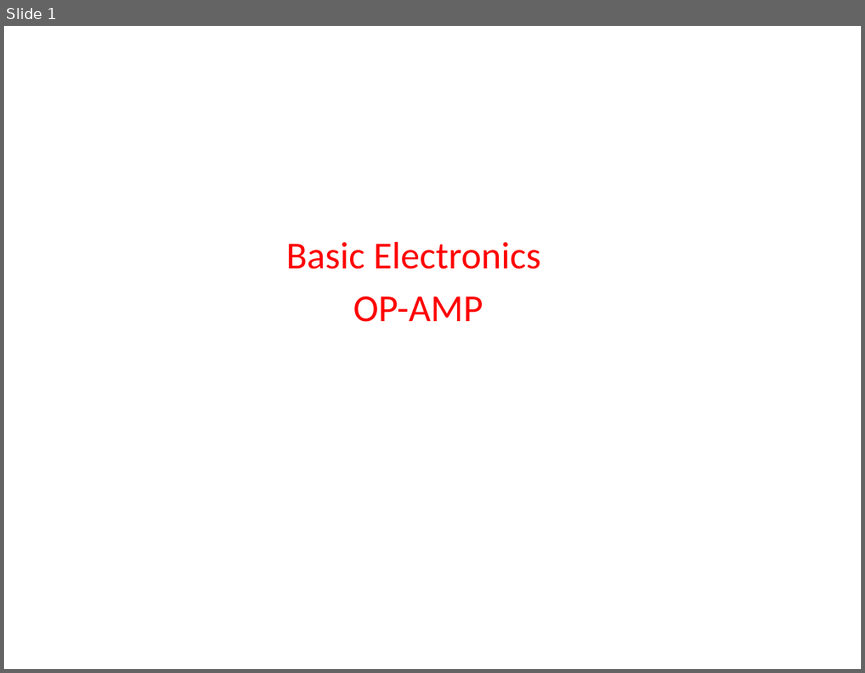
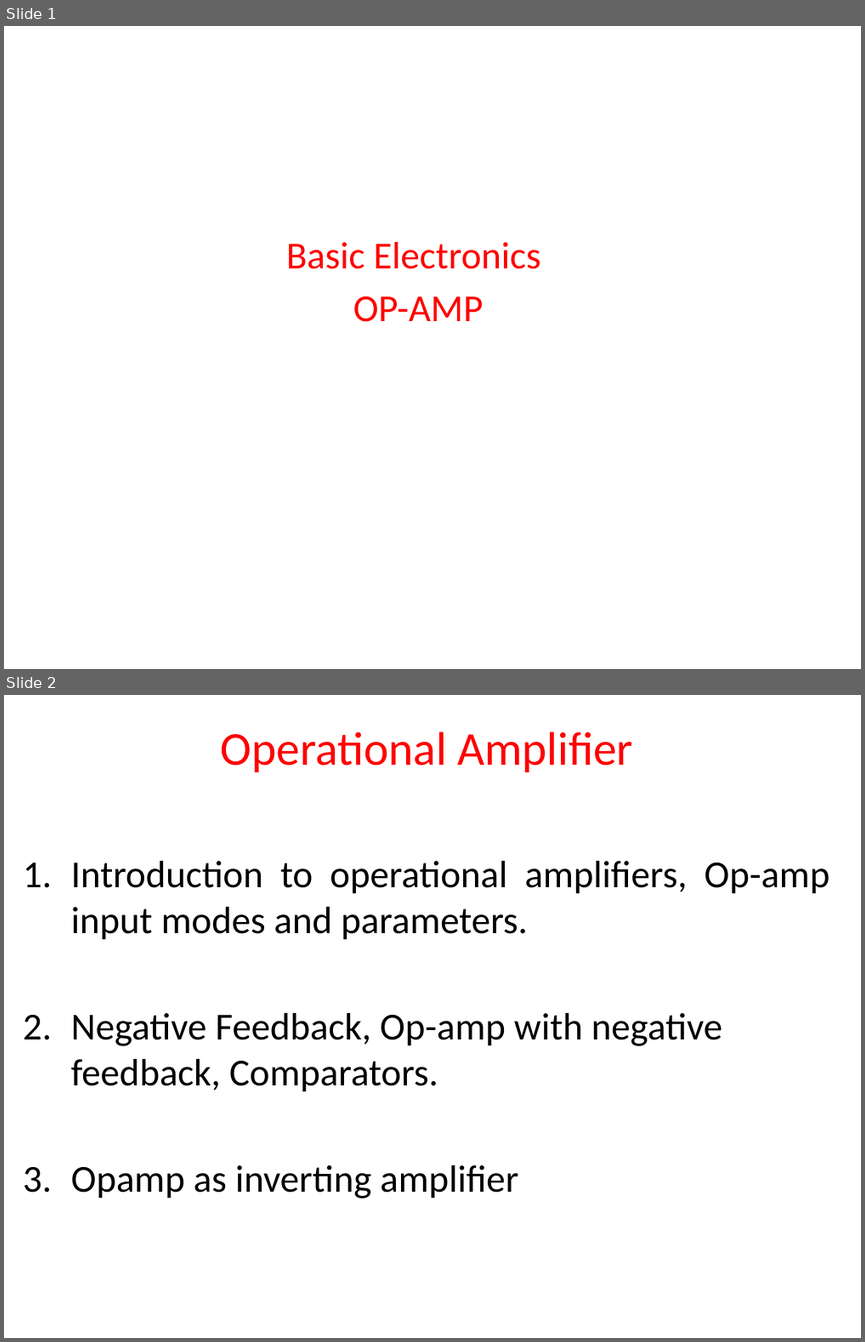
Before and after one commit to madhavirepe/OP-AMP, a slide deck: Op-Amp.pptx. Shown one above the other, each under a label of ours: slide 1 before the commit, slides 1 and 2 after it. The pictures are 865x673 and 865x1342 pixels, drawn with LibreOffice and Linux fonts; fonts in the diff are those of the drawing. Boxes give left, top, right and bottom in pixels: in the first picture for what was removed or moved away, otherwise in the second. Text is boxed around its words. In the diff, an @@ line names an element or a change of style, - is before the commit and + after.

```diff
--- a/Op-Amp.pptx
+++ b/Op-Amp.pptx
@@ slide 2 added at bbox=[4, 695, 861, 1338], background #FFFFFF @@
@@ title added at bbox=[221, 732, 633, 772], 39.6 pt, text #FF0000 @@
+Operational Amplifier
@@ text added at bbox=[71, 861, 830, 1198], 32 pt, text #000000 @@
+1. Introduction to operational amplifiers, Op-amp input modes and parameters.
+2. Negative Feedback, Op-amp with negative feedback, Comparators.
+3. Opamp as inverting amplifier
```
Also in this commit, not shown: 27 other slides added.
